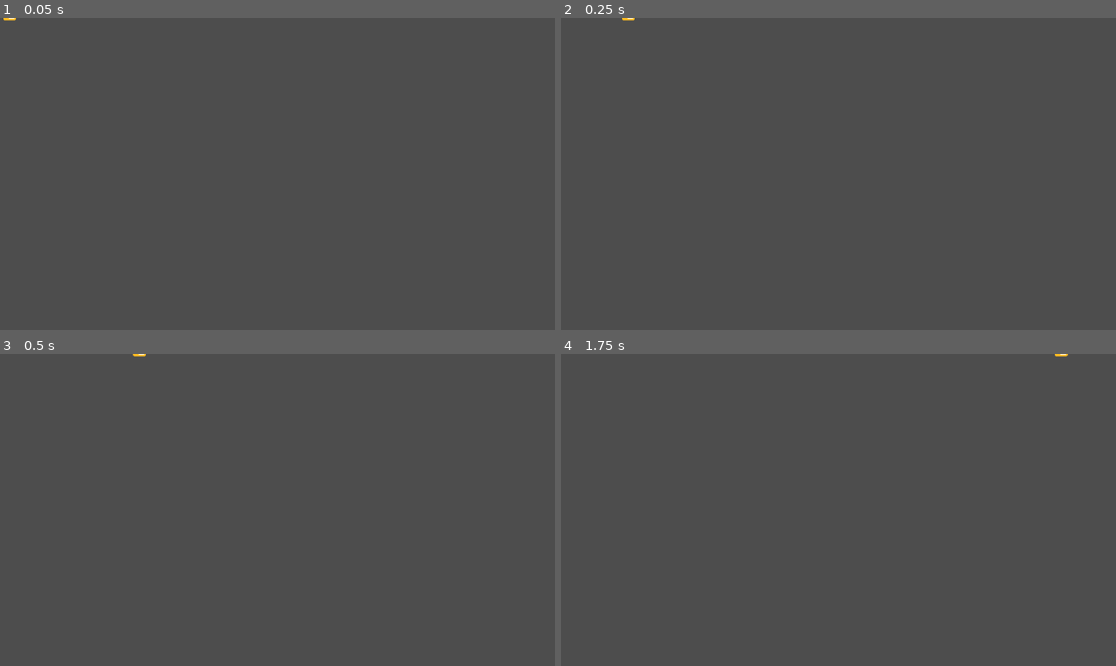
Above: before the commit, frames 1-4 (two rows, left to right).
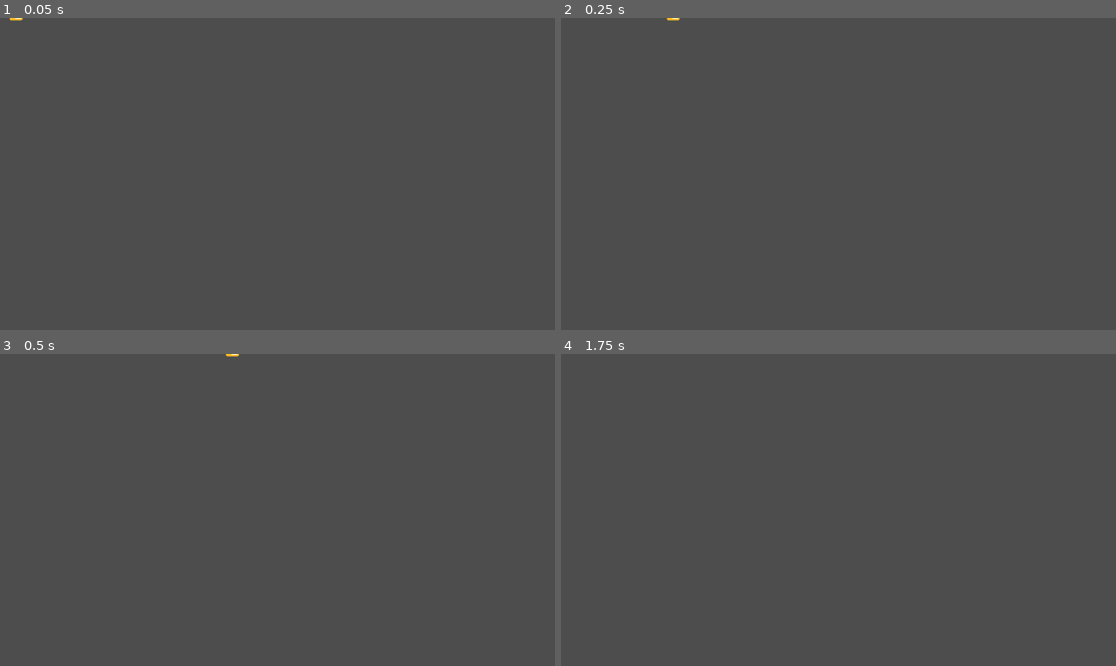
Above: after the commit, the same moments.

Repository: kickflip-games/kiwijam25
Game: Godot game, scene res://scenes/projectiles/Bullet.tscn
The game is run twice, just before and just after one commit, with the same random seed, the same clock (stepped at 60 frames per second) and the same inputs. This scene is started directly instead of the project's main scene.
Inputs (mouse positions are in pixels of both pictures, inside the frame that each line leads up to):
- Up to frame 1 (0.05 s): no input
- Up to frame 2 (0.25 s): no input
- Up to frame 3 (0.5 s): no input
- Up to frame 4 (1.75 s): tap Enter at 0.5 s; move the mouse to (960, 494) at 0.52 s; press the mouse at (960, 494) at 0.53 s; tap Space (dash, bound only after the commit) at 1.25, 1.35 s; move the mouse to (727, 525) at 1.27 s; release the mouse at (727, 525) at 1.28 s; click (727, 525) at 1.55 s

The runs differ from the first frame. In frame 1, less than 0.1% of the frame differs, in the area x 0-5%, y 0-1%; in frame 2, less than 0.1%; in frame 3, less than 0.1%, in the area x 23-44%, y 0-1%; in frame 4, less than 0.1%.

Commit message:
Bullets working noice.

Diff:
--- a/project.godot
+++ b/project.godot
@@ -26,7 +26,7 @@
 
 dash={
 "deadzone": 0.2,
-"events": [Object(InputEventMouseButton,"resource_local_to_scene":false,"resource_name":"","device":-1,"window_id":0,"alt_pressed":false,"shift_pressed":false,"ctrl_pressed":false,"meta_pressed":false,"button_mask":0,"position":Vector2(0, 0),"global_position":Vector2(0, 0),"factor":1.0,"button_index":2,"canceled":false,"pressed":false,"double_click":false,"script":null)
+"events": [Object(InputEventKey,"resource_local_to_scene":false,"resource_name":"","device":-1,"window_id":0,"alt_pressed":false,"shift_pressed":false,"ctrl_pressed":false,"meta_pressed":false,"pressed":false,"keycode":0,"physical_keycode":32,"key_label":0,"unicode":32,"location":0,"echo":false,"script":null)
 ]
 }
 shoot={
--- a/scenes/player/Player.gd
+++ b/scenes/player/Player.gd
@@ -66,9 +66,10 @@
 		#
 func shoot():
 	var b = Bullet.instantiate()
-	b.global_position = global_position
+	b.global_position = $BulletSpawn.global_position
 	b.rotation        = rotation
 	get_parent().add_child(b)
+	b.add_collision_exception_with(self)
 
 # --- Trail System ---
 class Trail:
@@ -189,8 +190,7 @@
 
 		trails["movement"].add_point(global_position, self)
 		_update_movement_particles()
-	if Input.is_action_just_pressed("shoot"):
-		shoot()
+
 	_update_reticle(delta)
 	_update_dash_dial()
 	emit_signal("dash_cooldown_updated", _get_dash_percent_ready())
@@ -203,6 +203,8 @@
 func _input(event):
 	if event.is_action_pressed("dash") and can_dash():
 		start_dash()
+	if event.is_action_pressed("shoot"):
+		shoot()
 
 # --- Hit Pause System ---
 func trigger_hit_pause():
--- a/scenes/player/Player.tscn
+++ b/scenes/player/Player.tscn
@@ -163,3 +163,7 @@
 
 [node name="MultiplayerSynchronizer" type="MultiplayerSynchronizer" parent="."]
 replication_config = SubResource("SceneReplicationConfig_tpg5x")
+
+[node name="BulletSpawn" type="Marker2D" parent="."]
+position = Vector2(23, 0)
+scale = Vector2(-126.65372, 1.6654707)
--- a/scenes/projectiles/Bullet.gd
+++ b/scenes/projectiles/Bullet.gd
@@ -4,7 +4,7 @@
 
 @export var damage: int = 1
 @export var lifetime: float = 10.0
-@export var speed := 600.0
+@export var speed := 1000.0
 
 var velocity: Vector2
 
--- a/scenes/projectiles/Bullet.tscn
+++ b/scenes/projectiles/Bullet.tscn
@@ -4,13 +4,16 @@
 [ext_resource type="Texture2D" uid="uid://dupx7t3xyukvh" path="res://assets/textures/projectiles/bullet.png" id="2_36ope"]
 
 [sub_resource type="RectangleShape2D" id="RectangleShape2D_ci251"]
-size = Vector2(26, 6)
+size = Vector2(26, 7.3944464)
 
 [node name="Bullet" type="RigidBody2D"]
+scale = Vector2(0.18168637, 0.2704733)
 collision_mask = 2
 script = ExtResource("1_ci251")
 
 [node name="CollisionShape2D" type="CollisionShape2D" parent="."]
+position = Vector2(0, 1.838017e-07)
+scale = Vector2(0.99999964, 1.4436662)
 shape = SubResource("RectangleShape2D_ci251")
 
 [node name="Sprite2D" type="Sprite2D" parent="."]
